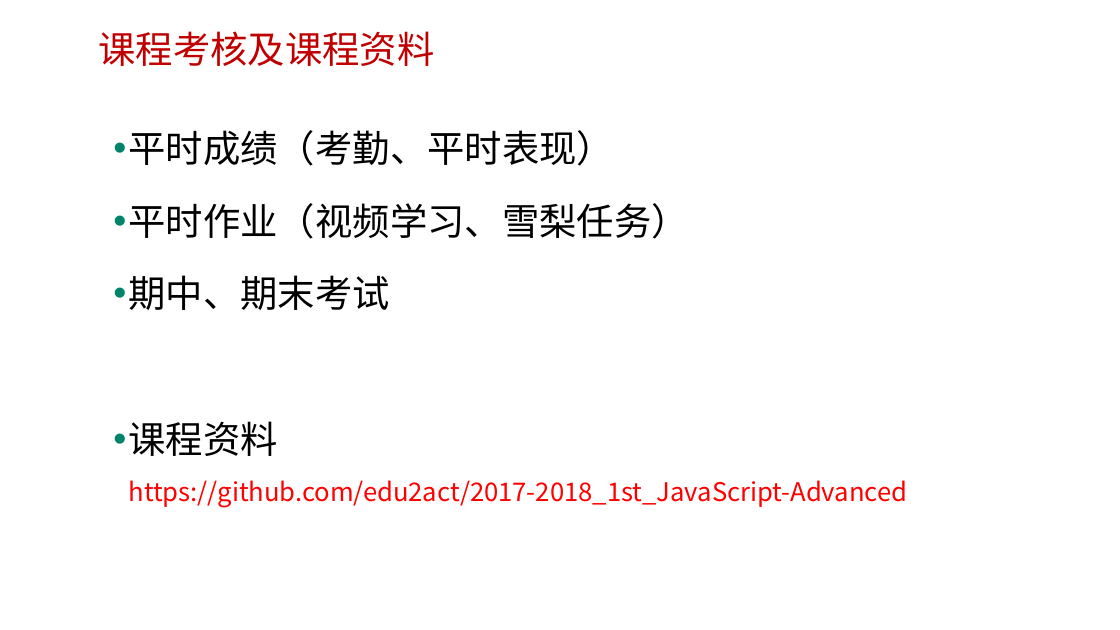
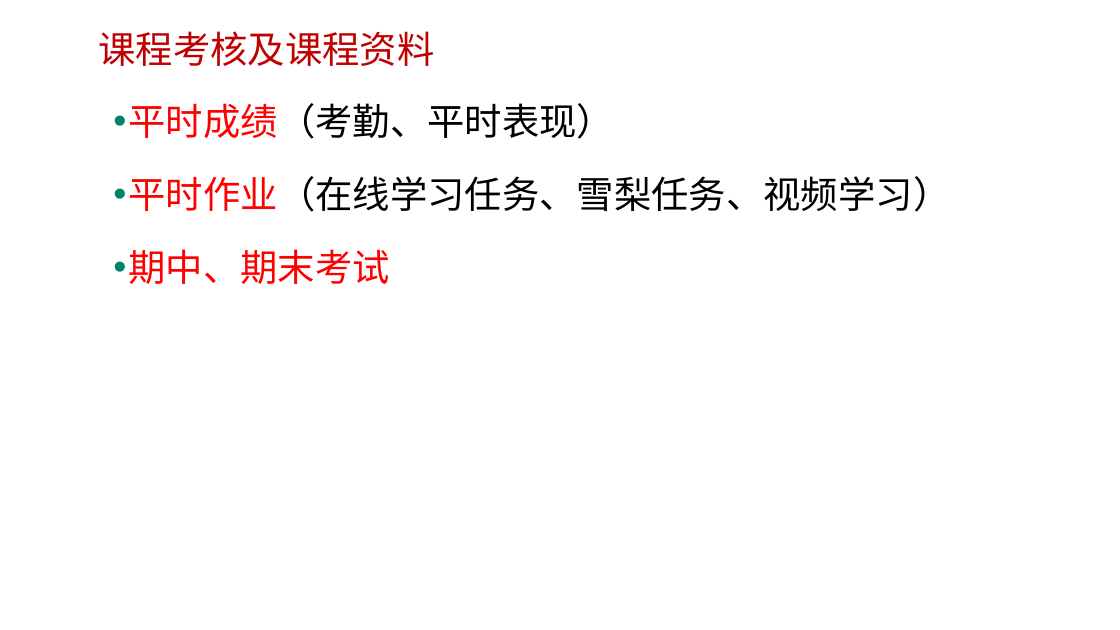
Before and after one commit to edu2act/course-javascript-advanced, a slide deck: slide 10 of 课程PPT/01.JavaScript发展历程及语言特点.pptx (slide 7 before the commit). Drawn at 1120x630 pixels with LibreOffice and Linux fonts; fonts in the diff are those of the drawing; background and template pictures are left out. Boxes give left, top, right and bottom in pixels: in the first picture for what was removed or moved away, otherwise in the second. Text is boxed around its words. In the diff, an @@ line names an element or a change of style, - is before the commit and + after.

```diff
--- a/课程PPT/01.JavaScript发展历程及语言特点.pptx
+++ b/课程PPT/01.JavaScript发展历程及语言特点.pptx
@@ text "平时成绩（考勤、平时表现）": place and size @@
-text "平时成绩（考勤、平时表现）" at [129,130,908,508]
+text "平时成绩（考勤、平时表现）" at [129,103,951,284]
@@ text at [129,103,615,284]: text colour #000000 to #FF0000 in "平时成绩（考勤、平时表现）", "期中、期末考试" @@
@@ text at [129,176,951,212]: text changed @@
-• 平时作业（视频学习、雪梨任务）
+• 平时作业（在线学习任务、雪梨任务、视频学习）
@@ text at [129,421,908,508]: paragraph removed @@
-• 课程资料
-  https://github.com/edu2act/2017-2018_1st_JavaScript-Advanced
```
Also in this commit, not shown: 3 other slides changed, 2 slides added.
